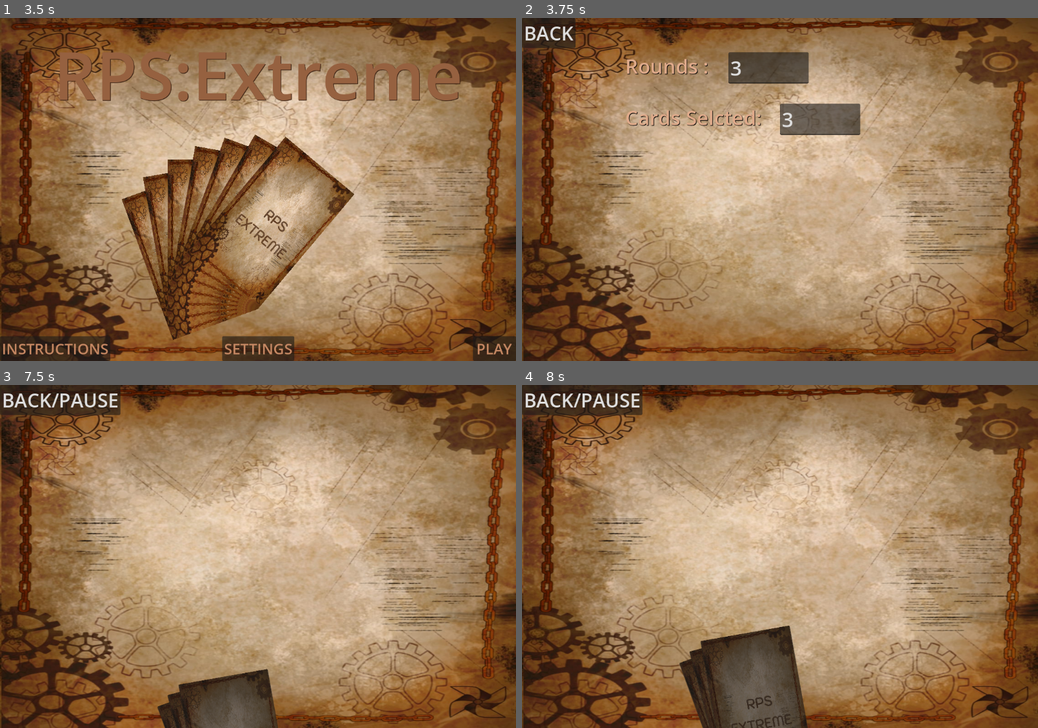
Above: before the commit, frames 1-4 (two rows, left to right).
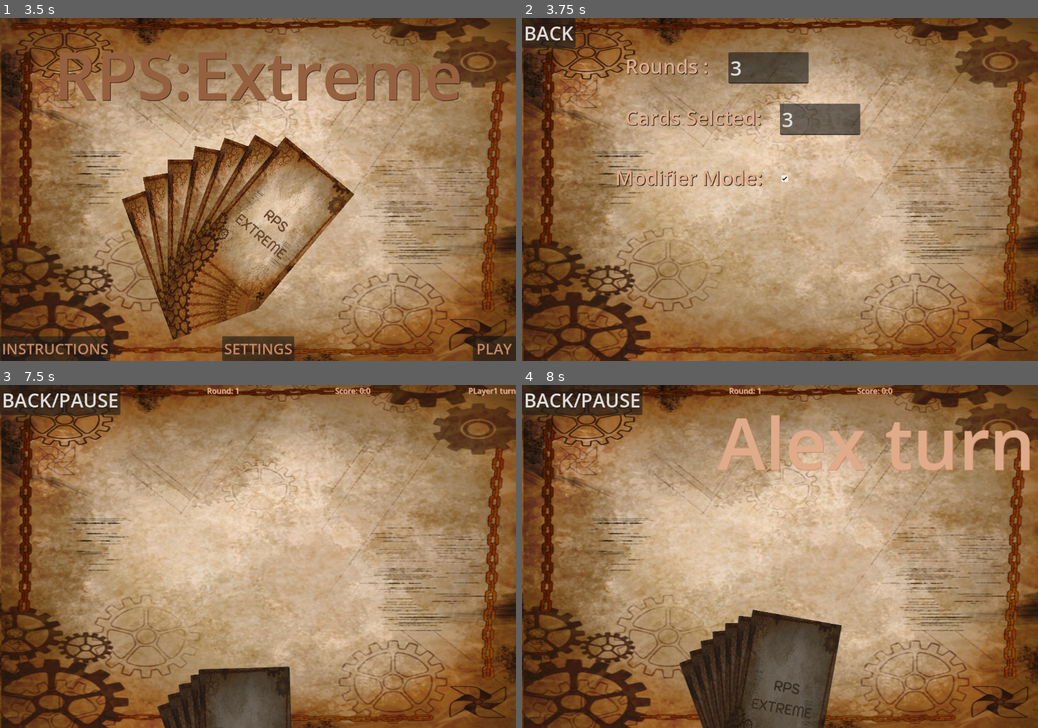
Above: after the commit, the same moments.

Repository: smkillerz777-star/RPS-Extreme
Game: Godot game, scene res://main_menu.tscn
Two runs of this game, one before a commit and one after it. Both use one fixed random seed, a clock stepped at 60 frames per second and the inputs below.
Inputs (mouse positions are in pixels of both pictures, inside the frame that each line leads up to):
- Up to frame 1 (3.5 s): click "INSTRUCTIONS" at 0.5 s; click ">" at 1.25 s; click "<" at 2 s; click "BACK" at 2.75 s
- Up to frame 2 (3.75 s): click "SETTINGS" at 3.5 s
- Up to frame 3 (7.5 s): click (263, 546) at 4.27 s; click "BACK" at 5 s; click "PLAY" at 5.75 s; click (299, 487) at 6.52 s; type "Alex" at 6.6 s; click (299, 539) at 6.75 s; type "Alex" at 6.83 s; click "START" at 7.25 s
- Up to frame 4 (8 s): no input

Frame 1 is identical in both runs. In frame 2, 0.4% of the frame differs, in the area x 18-52%, y 44-49%; in frame 3, 1.8%; in frame 4, 8.0%, in the area x 36-99%, y 0-100%.

Commit message:
added instructions,settings for modifier mode
also fixed a bug at settings where if you change a input and then go back and then come again the change is gone. Now it is not gone

Diff:
--- a/rps-extreme/global.gd
+++ b/rps-extreme/global.gd
@@ -14,6 +14,7 @@
 var rounds = 3
 var card_selected = 3
 var again = false
+var modifier_mode = true
 var description = "fire burns paper
 fire boils water
 fire melts scissors
--- a/rps-extreme/instructions.gd
+++ b/rps-extreme/instructions.gd
@@ -13,6 +13,9 @@
 	if($page3.visible == true):
 		$page2.visible = true
 		$page3.visible = false
+	if($page4.visible == true):
+		$page3.visible = true
+		$page4.visible = false
 
 func _on_forward_pressed() -> void:
 	$backward.visible = true
@@ -22,4 +25,7 @@
 	elif($page2.visible == true):
 		$page2.visible = false
 		$page3.visible = true
+	elif($page3.visible == true):
+		$page3.visible = false
+		$page4.visible = true
 		$forward.visible = false
--- a/rps-extreme/instructions.tscn
+++ b/rps-extreme/instructions.tscn
@@ -107,6 +107,54 @@
 scale = Vector2(0.70105565, 0.69593257)
 texture = ExtResource("2_h8hbf")
 
+[node name="page4" type="Control" parent="." unique_id=432901755]
+visible = false
+layout_mode = 1
+anchors_preset = 15
+anchor_right = 1.0
+anchor_bottom = 1.0
+grow_horizontal = 2
+grow_vertical = 2
+
+[node name="Heading" type="Label" parent="page4" unique_id=843598048]
+layout_mode = 1
+anchors_preset = -1
+anchor_left = 0.174
+anchor_top = 0.147
+anchor_right = 0.174
+anchor_bottom = 0.156
+offset_left = 55.08
+offset_top = -49.839996
+offset_right = 633.08
+offset_bottom = 19.160011
+theme_override_colors/font_color = Color(0.8784314, 0.67058825, 0.54509807, 1)
+theme_override_colors/font_shadow_color = Color(0, 0, 0, 1)
+theme_override_font_sizes/font_size = 50
+text = "HOW MODIFIERS WORK"
+
+[node name="Label" type="Label" parent="page4" unique_id=819513076]
+layout_mode = 1
+anchors_preset = -1
+anchor_left = 0.031
+anchor_top = 0.326
+anchor_right = 0.969
+anchor_bottom = 0.871
+offset_left = 5.5200005
+offset_top = -106.72
+offset_right = 5.5200195
+offset_bottom = 52.880005
+grow_horizontal = 2
+grow_vertical = 0
+theme_override_colors/font_color = Color(0.8784314, 0.67058825, 0.54509807, 1)
+theme_override_colors/font_shadow_color = Color(0.7764706, 0.53333336, 0.3882353, 1)
+theme_override_font_sizes/font_size = 24
+text = "Modifiers are special cards that can be used only once per match. There are currently 3 modifiers in the game:
+1) Lock Card: this card forces the other player to use the same card the lock card was played against in the next round .
+2) Change Card: This card tells the player in advance if they will use and give them a chance to change their cards order to turn the tide
+3) +1 Card: this cards increases the number of cards that player can select by 1(excluding +1 card) , the next 2 cards after +1 fight as a combined unit to the opponents cards corresponding to the +1 card.. The result is the best result between the two.Ex: next two cards after +1 are fire and water and corresponding opponent card is air since air loses to fire but wins against water the winner will be the first player since +1 chooses the best result.
+In a normal fight both Change and Lock card ties with the standard 7 elements. There are also some special effects like when lock fight against lock nothing happens. I would like players to discover these combinations while playing"
+autowrap_mode = 3
+
 [node name="page1" type="Control" parent="." unique_id=1579840271]
 layout_mode = 1
 anchors_preset = 15
--- a/rps-extreme/main_game.gd
+++ b/rps-extreme/main_game.gd
@@ -25,10 +25,11 @@
 var card_enabled = false
 var game_ended = false
 var game_paused = false
-var is_modifier_mode = true
+var is_modifier_mode = false
 const cardScene = preload("res://card.tscn")
 func _ready():
 	card_disable()
+	is_modifier_mode = global.modifier_mode
 	max_element_selected = global.card_selected
 	max_match_game = global.rounds
 	if(global.again):
@@ -229,7 +230,7 @@
 				global.selected1.insert(i,defeated[0])
 			else:
 				global.selected1.insert(i,global.selected2[global.selected1.find(9)])
-		elif(global.selected2.find(9)!=-1 and plus_one_used2):
+		if(global.selected2.find(9)!=-1 and plus_one_used2):
 			for i in range(global.selected2.find(9)+1,global.selected2.find(9)+3):
 				var res = fight(global.selected2[i],global.selected1[global.selected2.find(9)])
 				if(res==global.selected2[i]):
--- a/rps-extreme/settings.gd
+++ b/rps-extreme/settings.gd
@@ -1,6 +1,9 @@
 extends Control
 
-
+func _ready() -> void:
+	$CheckBox.button_pressed = global.modifier_mode
+	$input1.text = str(global.rounds)
+	$input2.text = str(global.card_selected)
 func _on_back_pressed() -> void:
 	if($input1.text.is_valid_int() and $input2.text.is_valid_int() and int($input1.text)>0 and int($input2.text)>0):
 		global.rounds = int($input1.text)
@@ -11,3 +14,7 @@
 		tween.tween_property($warning,"modulate:a",1.0,0.5)
 		tween.tween_interval(2.0)
 		tween.tween_property($warning,"modulate:a",0.0,1)
+
+
+func _on_check_box_toggled(toggled_on: bool) -> void:
+	global.modifier_mode = toggled_on
--- a/rps-extreme/settings.tscn
+++ b/rps-extreme/settings.tscn
@@ -92,4 +92,36 @@
 theme_override_font_sizes/font_size = 36
 text = "ENTER A VALID NUMBER"
 
+[node name="CheckBox" type="CheckBox" parent="." unique_id=90526596]
+layout_mode = 0
+offset_left = 538.0
+offset_top = 325.0
+offset_right = 562.0
+offset_bottom = 349.0
+theme_override_colors/font_color = Color(0.8784314, 0.67058825, 0.54509807, 1)
+theme_override_colors/font_focus_color = Color(0, 0, 0, 1)
+theme_override_colors/font_pressed_color = Color(0, 0, 0, 1)
+theme_override_colors/font_hover_color = Color(0, 0, 0, 1)
+theme_override_colors/font_hover_pressed_color = Color(0, 0, 0, 1)
+theme_override_colors/font_disabled_color = Color(0.019607844, 0.019607844, 0.019607844, 1)
+theme_override_font_sizes/font_size = 1
+button_pressed = true
+
+[node name="Rounds3" type="Label" parent="." unique_id=2002507314]
+layout_mode = 1
+anchors_preset = -1
+anchor_left = 0.2
+anchor_top = 0.25
+anchor_right = 0.3
+anchor_bottom = 0.25
+offset_left = -21.0
+offset_top = 126.0
+offset_right = 179.0
+offset_bottom = 184.0
+theme_override_colors/font_color = Color(0.8784314, 0.67058825, 0.54509807, 1)
+theme_override_colors/font_shadow_color = Color(0, 0, 0, 1)
+theme_override_font_sizes/font_size = 42
+text = "Modifier Mode:"
+
 [connection signal="pressed" from="Back" to="." method="_on_back_pressed"]
+[connection signal="toggled" from="CheckBox" to="." method="_on_check_box_toggled"]
